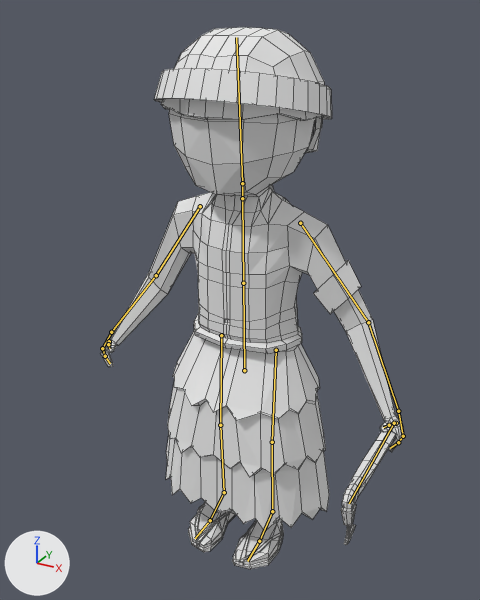
An edit to the Blender file Map/Assets/Models/Summerian_civil/summerian_civil_axe.blend, drawn before and after from the same camera.
Before and after are seen from a 50 mm camera at (7.7, -14.29, 14.79) aimed at (-0.36, 0.36, 7.47). The axes (+X, +Y, +Z) are drawn at lower left. The lights are the same throughout. The bones that bend it are drawn over the model as lines. Mesh edges are drawn as thin lines.

Objects in the first picture: 'Summerian Civil'.
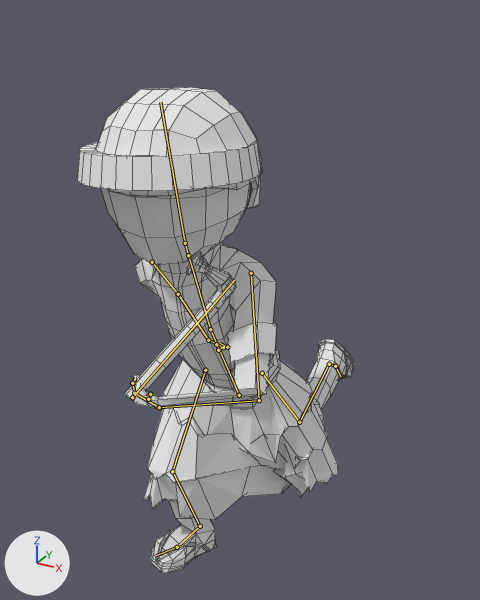
The newer file adds an action. The first version stands in its rest pose; the second is drawn at frame 9 of the action 'SumerianCivilAxe_Run'.

What differs and where, as boxes (x1, y1, x2, y2) in the pictures (480 x 600 px):
'Summerian Civil', posed (9% narrower, 10% shorter)
    before: (100, 27, 404, 569)
    after: (77, 87, 354, 573)
bone 'abdomen', root to tip
    before: (244, 370) to (243, 283)
    after: (239, 395) to (210, 329)
bone 'pecho', root to tip
    before: (243, 283) to (242, 198)
    after: (210, 329) to (188, 255)
bone 'cabeza', root to tip
    before: (242, 183) to (236, 37)
    after: (185, 243) to (160, 102)
bone 'brazo_L', root to tip
    before: (300, 223) to (368, 322)
    after: (251, 273) to (259, 400)
bone 'antebrazo_L', root to tip
    before: (368, 322) to (398, 411)
    after: (259, 400) to (159, 407)
bone 'mano_L', root to tip
    before: (398, 411) to (403, 436)
    after: (159, 407) to (134, 393)
bone 'dedos_mano_L', root to tip
    before: (403, 436) to (398, 442)
    after: (134, 393) to (132, 383)
bone 'dedos_mano2_L', root to tip
    before: (398, 442) to (390, 448)
    after: (132, 383) to (135, 378)
bone 'pulgar1_L', root to tip
    before: (396, 423) to (389, 425)
    after: (148, 399) to (150, 394)
bone 'pulga2_L', root to tip
    before: (389, 425) to (383, 427)
    after: (150, 394) to (146, 396)
bone 'Hacha', root to tip
    before: (394, 423) to (349, 503)
    after: (132, 397) to (234, 280)
bone 'brazo_R', root to tip
    before: (200, 206) to (156, 275)
    after: (152, 262) to (178, 294)
bone 'antebrazo_R', root to tip
    before: (156, 275) to (111, 332)
    after: (178, 294) to (208, 340)
bone 'mano_R', root to tip
    before: (111, 332) to (102, 348)
    after: (208, 340) to (223, 347)
bone 'dedos_mano_R', root to tip
    before: (102, 348) to (105, 356)
    after: (223, 347) to (227, 347)
bone 'dedos_mano2_R', root to tip
    before: (105, 356) to (110, 363)
    after: (227, 347) to (220, 343)
bone 'pulgar1_R', root to tip
    before: (109, 341) to (108, 344)
    after: (216, 344) to (218, 350)
bone 'pulga2_R', root to tip
    before: (108, 344) to (109, 348)
    after: (218, 350) to (222, 347)

The change in detail:
Bone 'abdomen' (bone_abdomen) moves from (0.0, 0.0, 0.0) to (-0.08, -0.85, -0.2).
Bone 'abdomen' (bone_abdomen) turns from (0, 0, 0) to (3, 8, 23) degrees about its own x, y and z.
Bone 'pecho' (bone_pecho) moves from (0.0, 0.0, 0.0) to (0.18, -0.14, -0.97).
Bone 'pecho' (bone_pecho) turns from (0, 0, 0) to (-12, 0, -8) degrees about its own x, y and z.
Bone 'cabeza' (bone_cabeza) turns from (0, 0, 0) to (8, -1, 3) degrees about its own x, y and z.
Bone 'brazo_L' (bone_brazo_l) turns from (0, 0, 0) to (-18, -35, -41) degrees about its own x, y and z.
Bone 'antebrazo_L' (bone_antebrazo_l) turns from (0, 0, 0) to (-26, -15, -57) degrees about its own x, y and z.
Bone 'mano_L' (bone_mano_l) turns from (0, 0, 0) to (13, 33, -22) degrees about its own x, y and z.
Bone 'dedos_mano_L' (bone_dedos_mano_l) turns from (0, 0, 0) to (15, 0, 52) degrees about its own x, y and z.
Bone 'dedos_mano2_L' (bone_dedos_mano2_l) turns from (0, 0, 0) to (40, 36, 19) degrees about its own x, y and z.
Bone 'pulgar1_L' (bone_pulgar1_l) turns from (0, 0, 0) to (-4, -28, -18) degrees about its own x, y and z.
Bone 'pulga2_L' (bone_pulga2_l) turns from (0, 0, 0) to (-50, 12, -34) degrees about its own x, y and z.
Bone 'Hacha' (bone_hacha) moves from (0.0, 0.0, 0.0) to (0.05, 0.22, 0.18).
Bone 'Hacha' (bone_hacha) turns from (0, 0, 0) to (-47, 46, -37) degrees about its own x, y and z.
Bone 'brazo_R' (bone_brazo_r) turns from (0, 0, 0) to (-8, -22, -28) degrees about its own x, y and z.
Bone 'antebrazo_R' (bone_antebrazo_r) turns from (0, 0, 0) to (-17, 3, 5) degrees about its own x, y and z.
Bone 'mano_R' (bone_mano_r) turns from (0, 0, 0) to (-19, 7, -2) degrees about its own x, y and z.
Bone 'dedos_mano_R' (bone_dedos_mano_r) turns from (0, 0, 0) to (41, -9, 10) degrees about its own x, y and z.
Bone 'dedos_mano2_R' (bone_dedos_mano2_r) turns from (0, 0, 0) to (71, -16, 7) degrees about its own x, y and z.
Bone 'pulgar1_R' (bone_pulgar1_r) turns from (0, 0, 0) to (-16, -26, -4) degrees about its own x, y and z.
Bone 'pulga2_R' (bone_pulga2_r) turns from (0, 0, 0) to (-52, 46, 48) degrees about its own x, y and z.
Bone 'pie_L_control' (bone_pie_l_control) moves from (0.0, 0.0, 0.0) to (-0.03, -3.99, 4.49).
Bone 'pie_L_control' (bone_pie_l_control) turns from (0, 0, 0) to (-122, 6, 6) degrees about its own x, y and z.
Bone 'pie_R_control' (bone_pie_r_control) moves from (0.0, 0.0, 0.0) to (-0.2, 1.98, 0.01).
Bone 'pie_R_control' (bone_pie_r_control) turns from (0, 0, 0) to (23, 0, -10) degrees about its own x, y and z.
